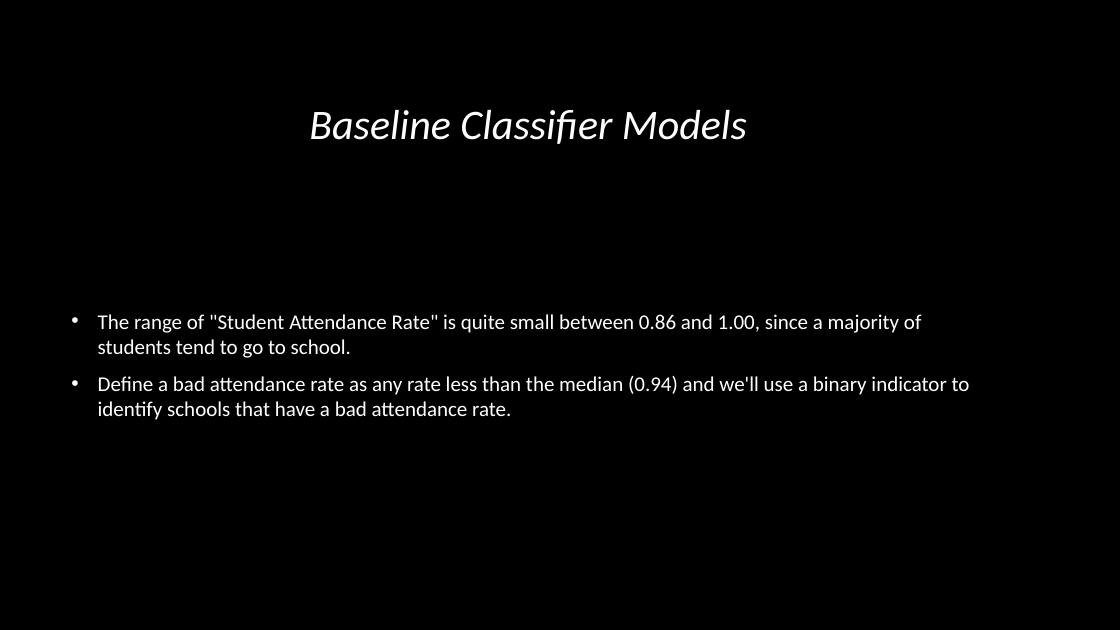
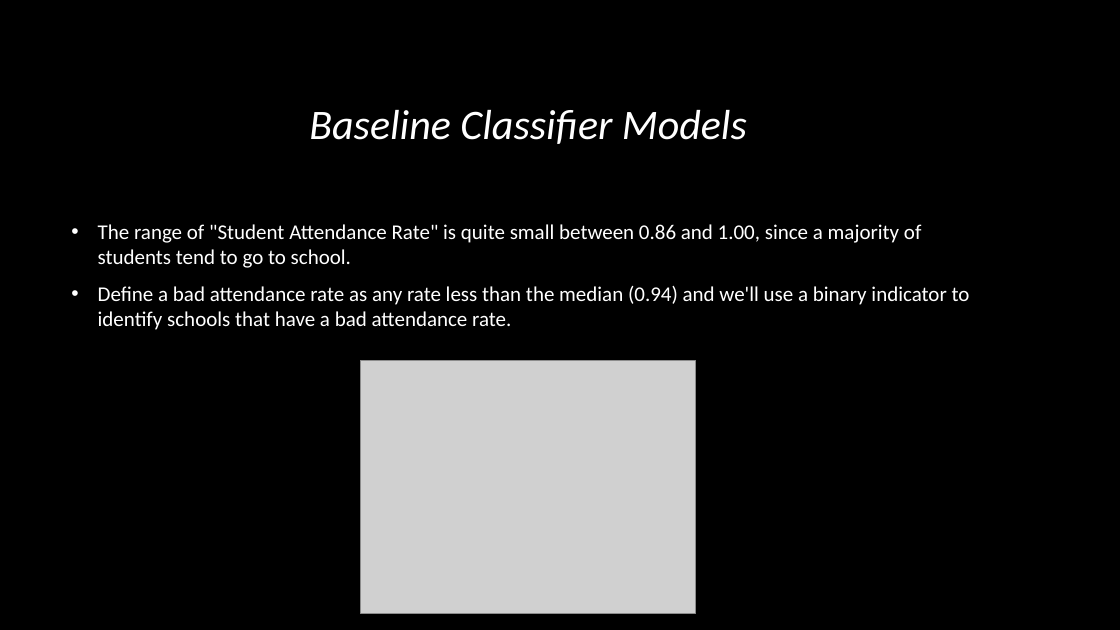
Before and after one commit to ayan1995/Thinkful, a slide deck: slide 19 of Bootcamp/Unit 3 Deeper into Supervised Learning/Supervised Learning Capstone/data-science-for-good/PASSNYC Capstone Predicting Attendance .pptx (slide 21 before the commit). Drawn at 1120x630 pixels with LibreOffice and Linux fonts; fonts in the diff are those of the drawing; grey boxes stand for pictures; background and template pictures are left out. Boxes give left, top, right and bottom in pixels: in the first picture for what was removed or moved away, otherwise in the second. Text is boxed around its words. In the diff, an @@ line names an element or a change of style, - is before the commit and + after.

```diff
--- a/Bootcamp/Unit 3 Deeper into Supervised Learning/Supervised Learning Capstone/data-science-for-good/PASSNYC Capstone Predicting Attendance .pptx
+++ b/Bootcamp/Unit 3 Deeper into Supervised Learning/Supervised Learning Capstone/data-science-for-good/PASSNYC Capstone Predicting Attendance .pptx
@@ text "The range of "Student Attendance ...": place and size @@
-text "The range of "Student Attendance ..." at <box>98,314,970,420</box>
+text "The range of "Student Attendance ..." at <box>98,224,970,330</box>
@@ picture added at <box>360,360,695,614</box> @@
```
Also in this commit, not shown: 5 other slides changed, 2 slides added, 8 slides removed, 2 other files.
